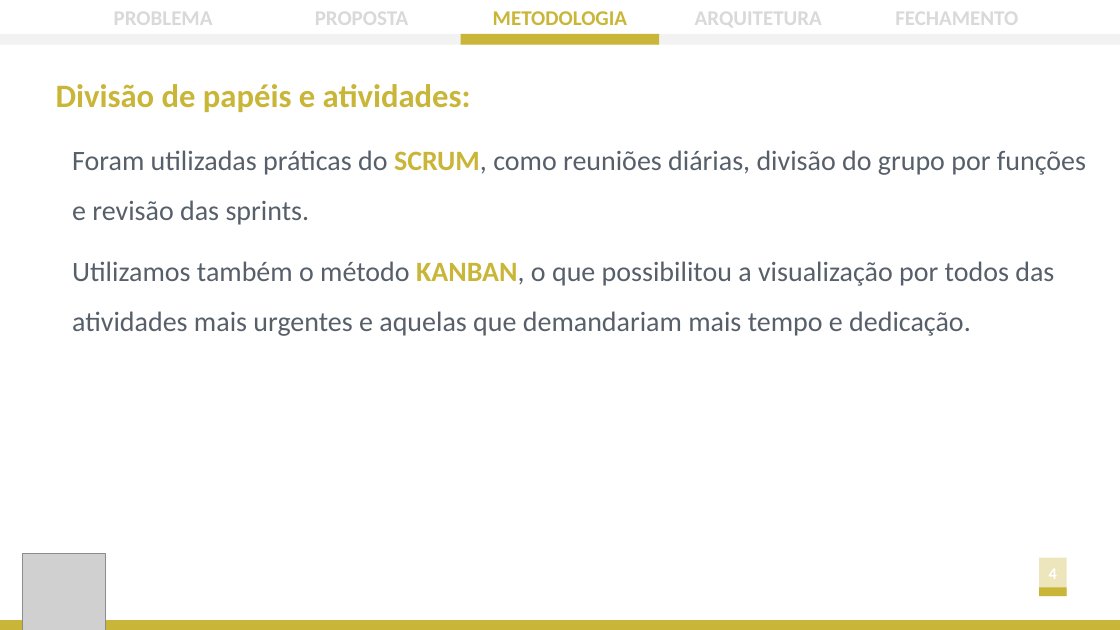
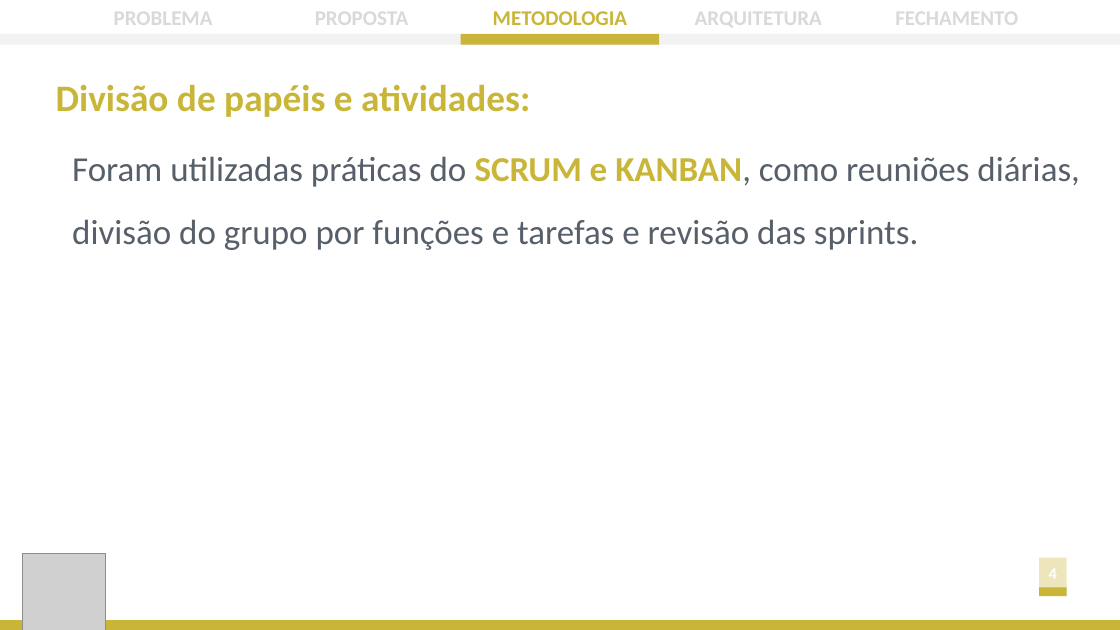
Before and after one commit to ICEI-PUC-Minas-PPLES-TI/plf-es-2022-2-ti1-7924100-mobilidade-urbana, a slide deck: slide 10 of docs/apresentacao/Apresentação - Sprint 4.pptx. Drawn at 1120x630 pixels with LibreOffice and Linux fonts; fonts in the diff are those of the drawing; grey boxes stand for pictures. Boxes give left, top, right and bottom in pixels: in the first picture for what was removed or moved away, otherwise in the second. Text is boxed around its words. In the diff, an @@ line names an element or a change of style, - is before the commit and + after.

```diff
--- a/docs/apresentacao/Apresentação - Sprint 4.pptx
+++ b/docs/apresentacao/Apresentação - Sprint 4.pptx
@@ text "Divisão de papéis e atividades:" at bbox=[56, 84, 530, 117]: size 28 to 32 pt @@
@@ text at bbox=[72, 156, 1079, 250]: text changed; size 24 to 30 pt @@
-Foram utilizadas práticas do SCRUM, como reuniões diárias, divisão do grupo por funções e revisão das sprints.
+Foram utilizadas práticas do SCRUM e KANBAN, como reuniões diárias, divisão do grupo por funções e tarefas e revisão das sprints.
@@ text removed at bbox=[72, 261, 1054, 336] @@
-Utilizamos também o método KANBAN, o que possibilitou a visualização por todos das atividades mais urgentes e aquelas que demandariam mais tempo e dedicação.
```
Also in this commit, not shown: 12 other slides changed, 10 other files.
